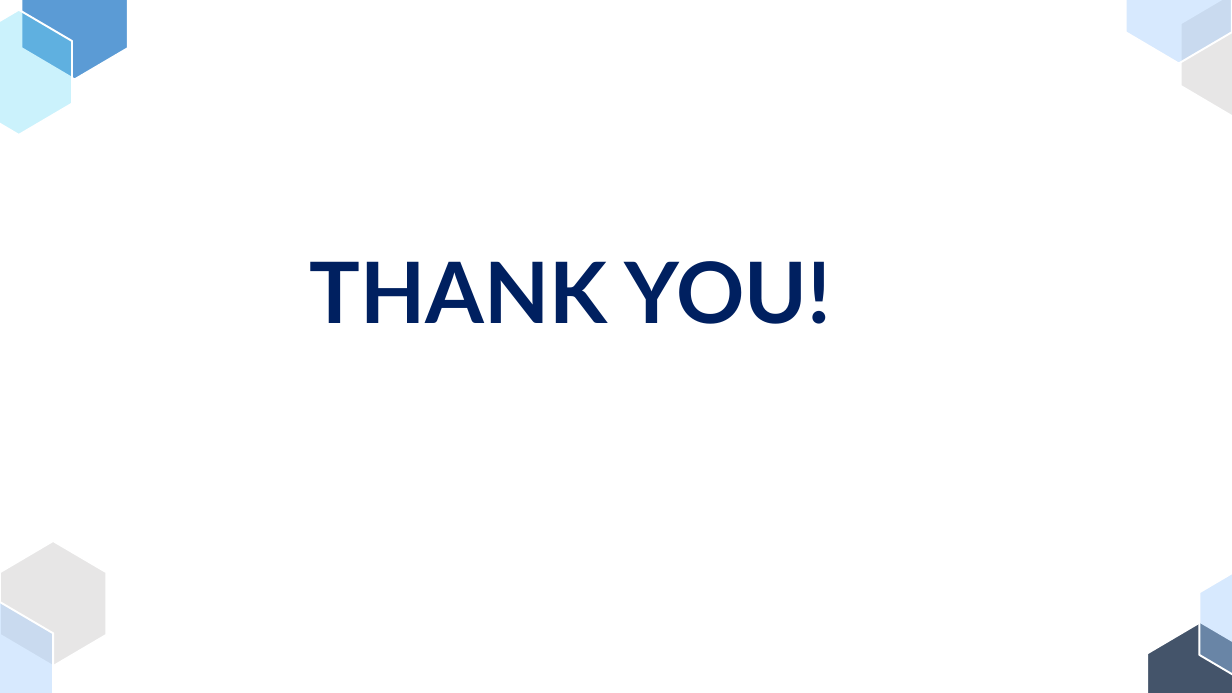
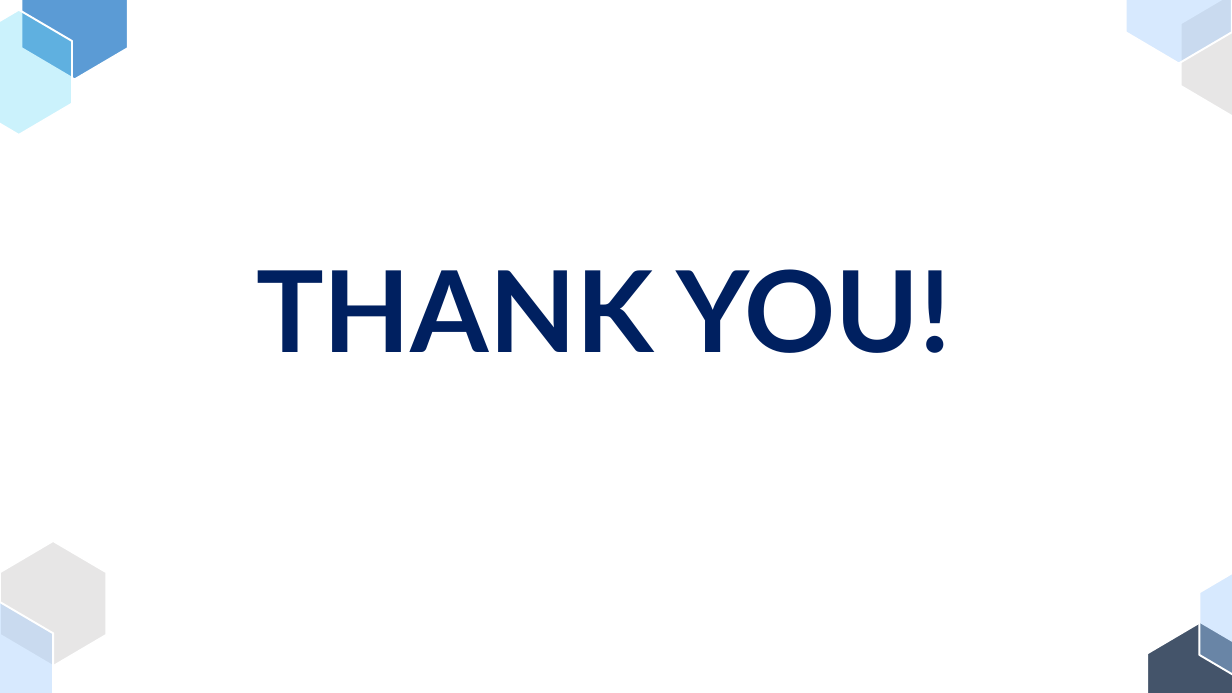
Before and after one commit to taimoor0078/Programming-20054191-, a slide deck: slide 16 of Final Presentation.pptx (slide 15 before the commit). Drawn at 1232x693 pixels with LibreOffice and Linux fonts; fonts in the diff are those of the drawing. Boxes give left, top, right and bottom in pixels: in the first picture for what was removed or moved away, otherwise in the second. Text is boxed around its words. In the diff, an @@ line names an element or a change of style, - is before the commit and + after.

```diff
--- a/Final Presentation.pptx
+++ b/Final Presentation.pptx
@@ text "THANK YOU!": place and size @@
-text "THANK YOU!" at <box>310,261,831,324</box>
+text "THANK YOU!" at <box>256,269,951,353</box>
@@ text "THANK YOU!" at <box>256,269,951,353</box>: size 66 to 88 pt @@
```
Also in this commit, not shown: 2 other slides changed, 1 slide added.
